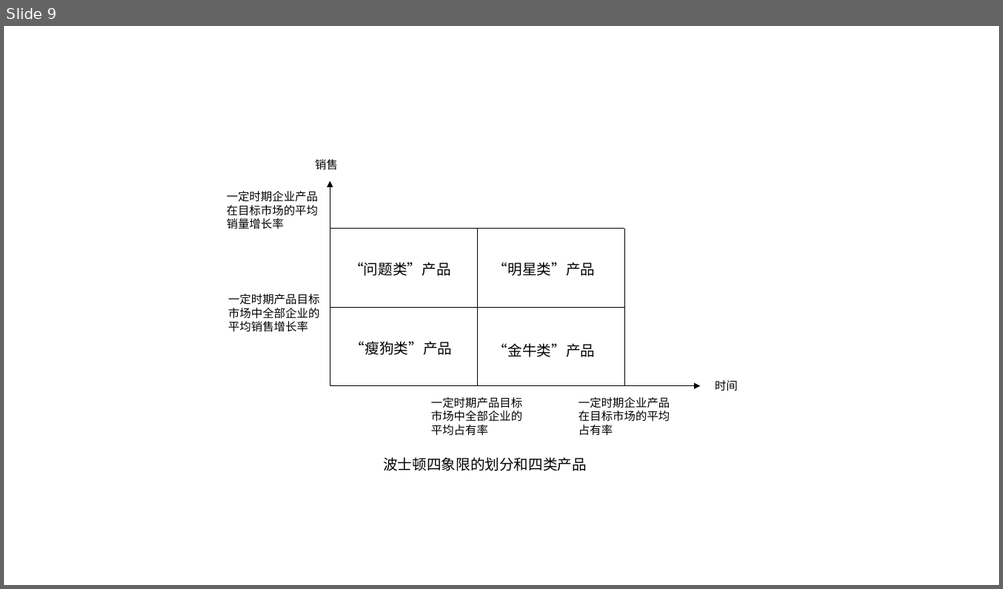
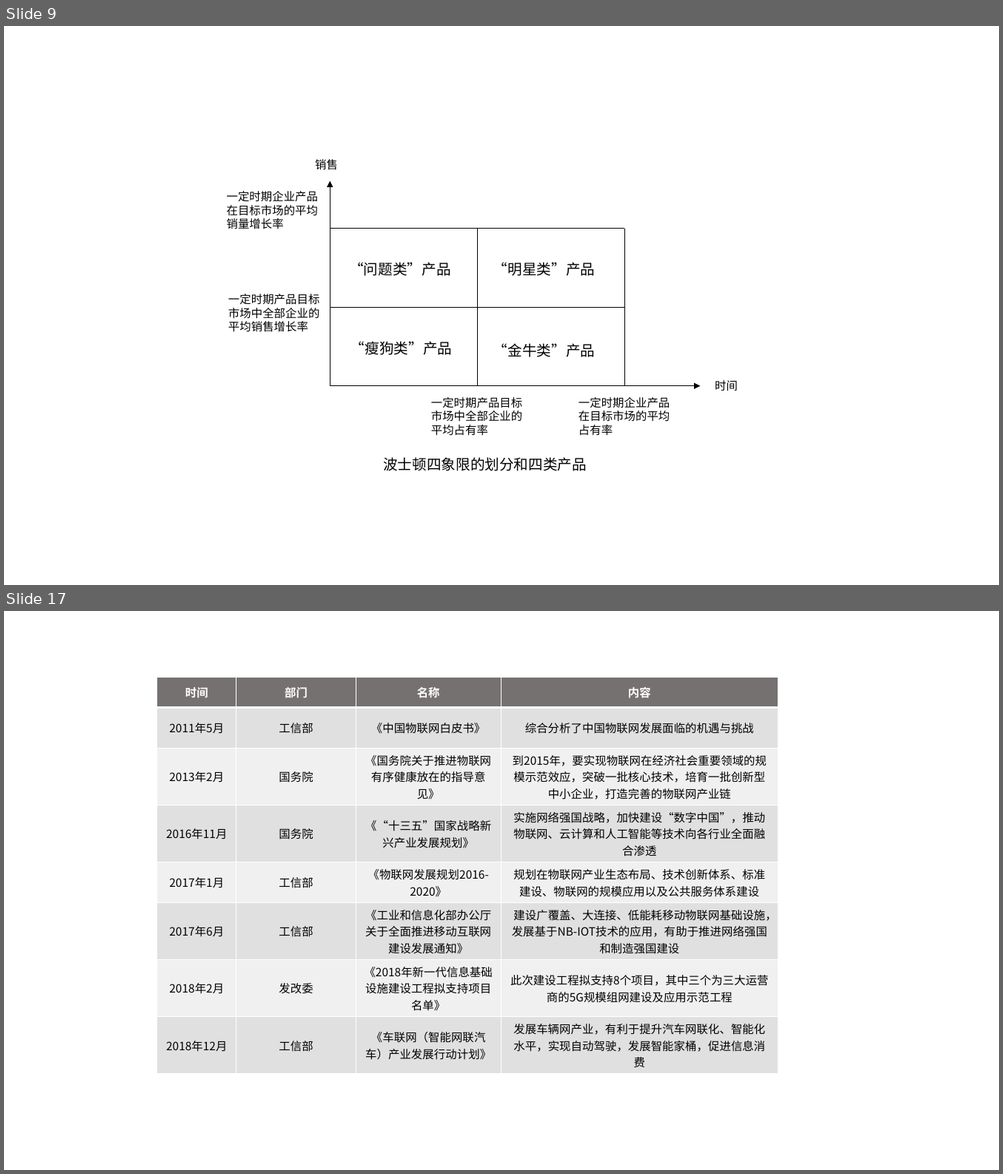
Before and after one commit to MarioYoung/lunwen, a slide deck: 图例集合.pptx. Shown one above the other, each under a label of ours: slide 9 before the commit, slides 9 and 17 after it; the slides between them are not shown. The pictures are 1003x589 and 1003x1174 pixels, drawn with LibreOffice and Linux fonts; fonts in the diff are those of the drawing. Boxes give left, top, right and bottom in pixels: in the first picture for what was removed or moved away, otherwise in the second. Text is boxed around its words. In the diff, an @@ line names an element or a change of style, - is before the commit and + after.

```diff
--- a/图例集合.pptx
+++ b/图例集合.pptx
@@ slide 17 added at (x1=4, y1=611, x2=999, y2=1170), background #FFFFFF @@
@@ table added at (x1=157, y1=678, x2=778, y2=1071), 8 rows, 4 columns @@
+时间 | 部门 | 名称 | 内容
+2011年5月 | 工信部 | 《中国物联网白皮书》 | 综合分析了中国物联网发展面临的机遇与挑战
+2013年2月 | 国务院 | 《国务院关于推进物联网有序健康放在的指导意见》 | 到2015年，要实现物联网在经济社会重要领域的规模示范效应，突破一批核心技术，培育一批创新型中小企业，打造完善的物联网产业链
+2016年11月 | 国务院 | 《“十三五”国家战略新兴产业发展规划》 | 实施网络强国战略，加快建设“数字中国”，推动物联网、云计算和人工智能等技术向各行业全面融合渗透
+2017年1月 | 工信部 | 《物联网发展规划2016-2020》 | 规划在物联网产业生态布局、技术创新体系、标准建设、物联网的规模应用以及公共服务体系建设
+2017年6月 | 工信部 | 《工业和信息化部办公厅关于全面推进移动互联网建设发展通知》 | 建设广覆盖、大连接、低能耗移动物联网基础设施，发展基于NB-IOT技术的应用，有助于推进网络强国和制造强国建设
+2018年2月 | 发改委 | 《2018年新一代信息基础设施建设工程拟支持项目名单》 | 此次建设工程拟支持8个项目，其中三个为三大运营商的5G规模组网建设及应用示范工程
+2018年12月 | 工信部 | 《车联网（智能网联汽车）产业发展行动计划》 | 发展车辆网产业，有利于提升汽车网联化、智能化水平，实现自动驾驶，发展智能家桶，促进信息消费
```
Also in this commit, not shown: 12 other slides added, 2 other files.
